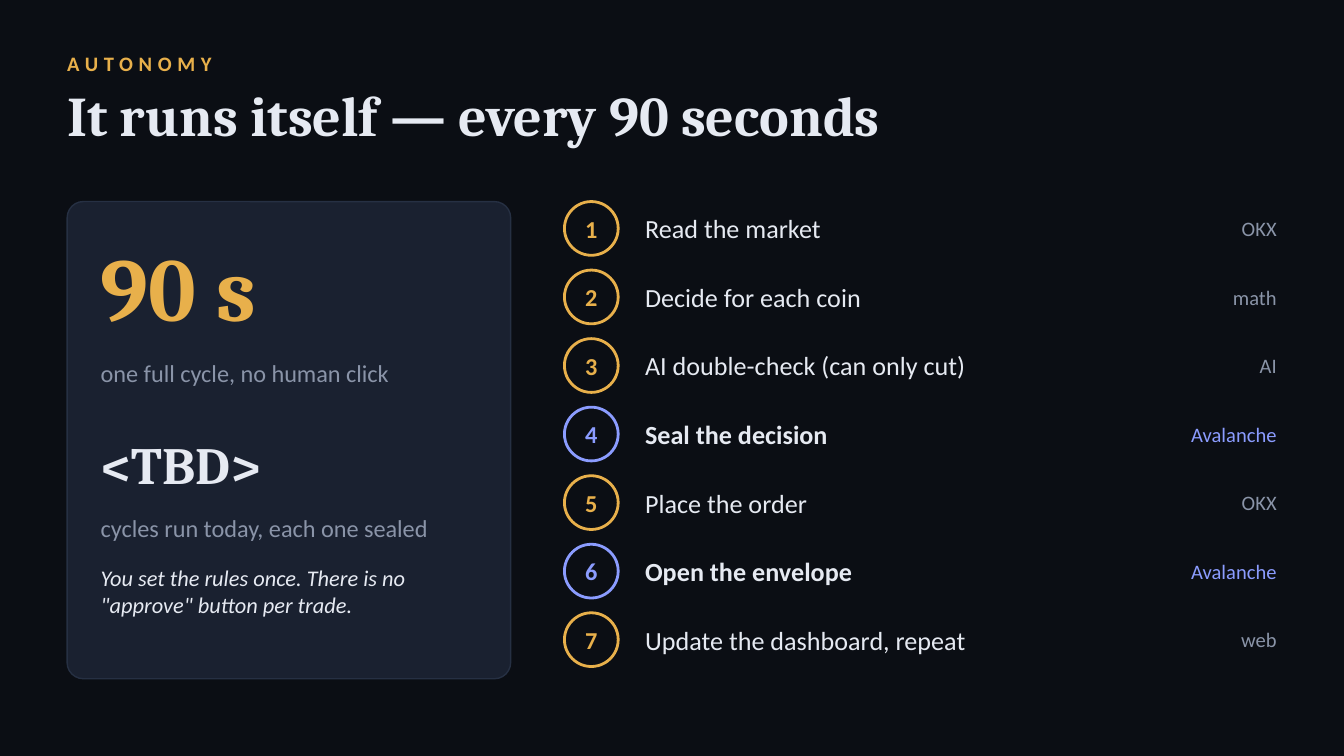
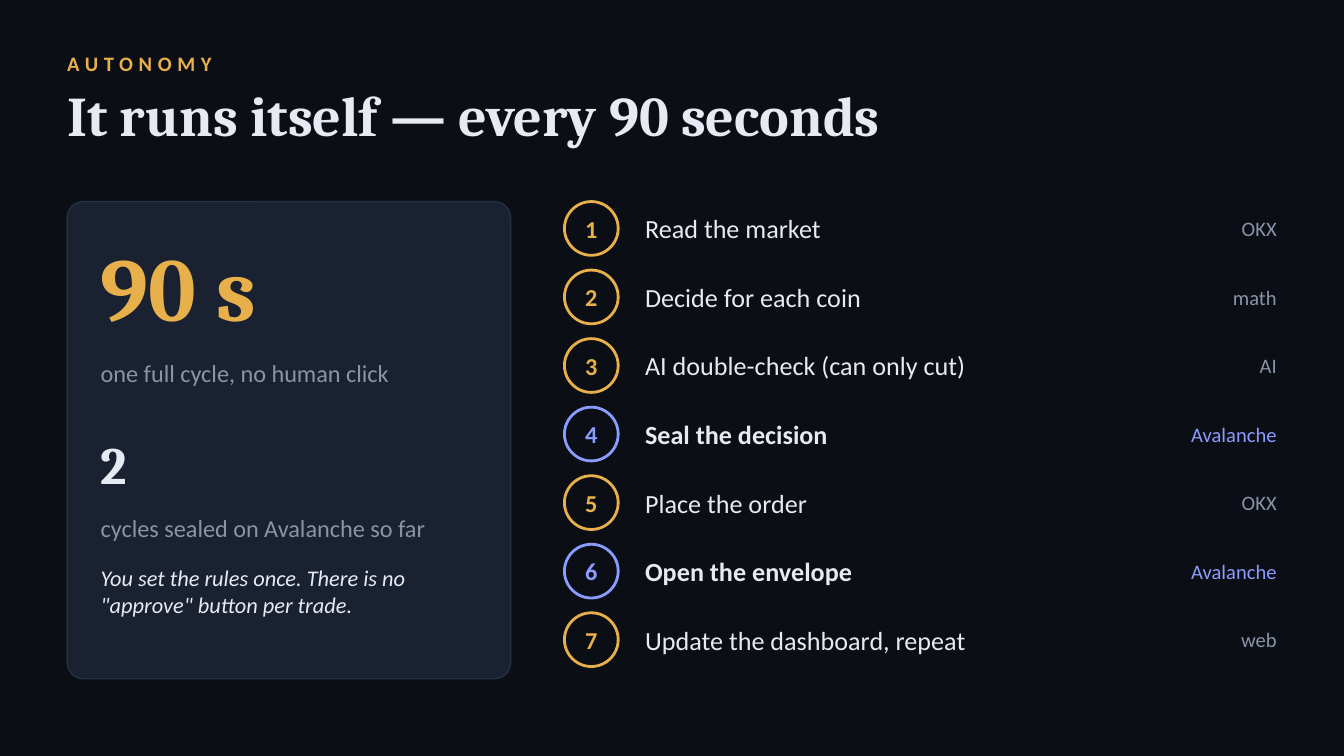
Before and after one commit to WalAngeL06/grail-agent, a slide deck: slide 5 of docs/pitch/GRAIL-pitch.pptx. Drawn at 1344x756 pixels with LibreOffice and Linux fonts; fonts in the diff are those of the drawing. Boxes give left, top, right and bottom in pixels: in the first picture for what was removed or moved away, otherwise in the second. Text is boxed around its words. In the diff, an @@ line names an element or a change of style, - is before the commit and + after.

```diff
--- a/docs/pitch/GRAIL-pitch.pptx
+++ b/docs/pitch/GRAIL-pitch.pptx
@@ text at (x1=101, y1=448, x2=128, y2=484): text changed @@
-<TBD>
+2
@@ text at (x1=101, y1=520, x2=425, y2=541): text changed @@
-cycles run today, each one sealed
+cycles sealed on Avalanche so far
```
Also in this commit, not shown: 7 other slides changed, 5 other files.
